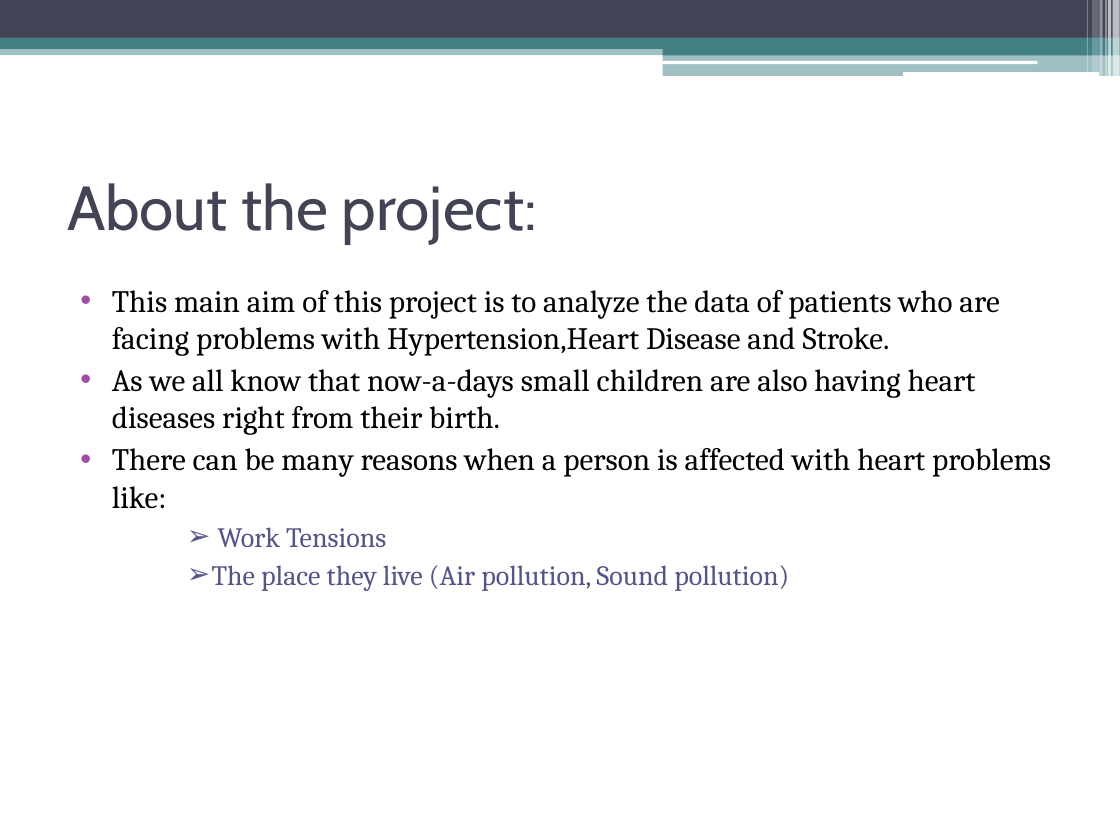
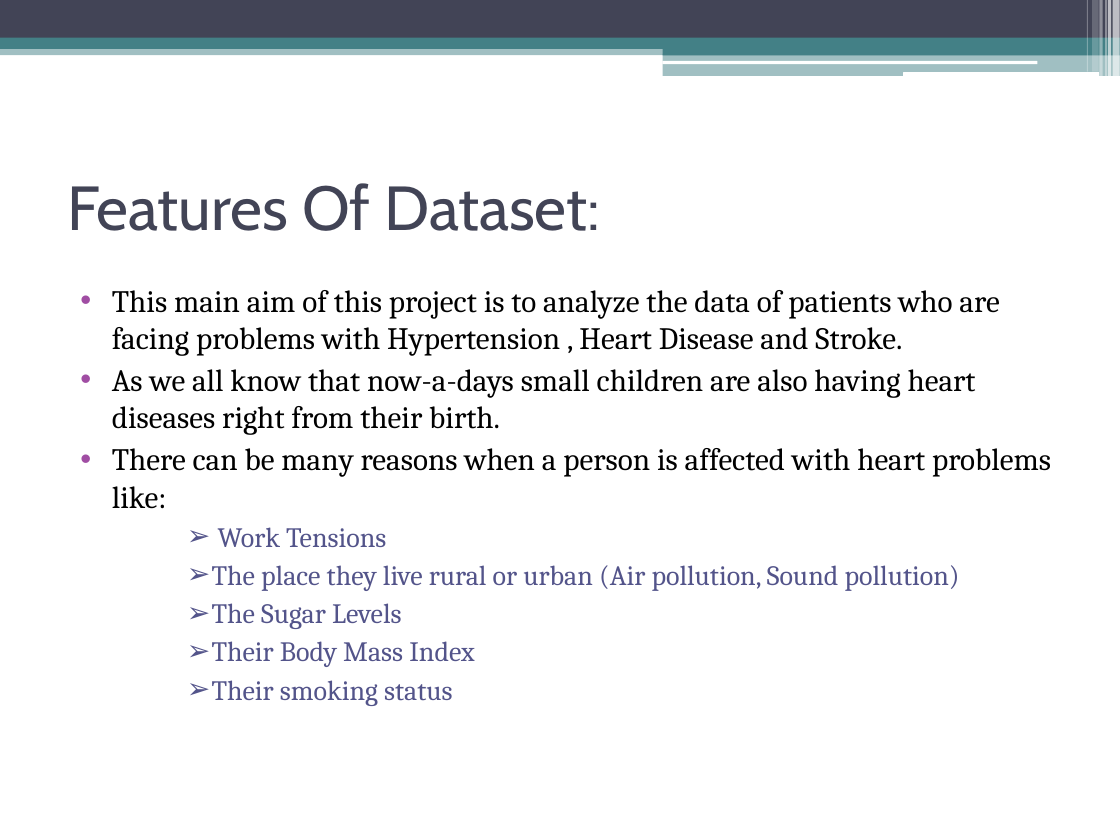
Before and after one commit to chaithragudimalla/Project1, a slide deck: slide 2 of project1.pptx. Drawn at 1120x840 pixels with LibreOffice and Linux fonts; fonts in the diff are those of the drawing. Boxes give left, top, right and bottom in pixels: in the first picture for what was removed or moved away, otherwise in the second. Text is boxed around its words. In the diff, an @@ line names an element or a change of style, - is before the commit and + after.

```diff
--- a/project1.pptx
+++ b/project1.pptx
@@ title at (x1=67, y1=183, x2=600, y2=231): text changed @@
-About the project:
+Features Of Dataset:
@@ text at (x1=112, y1=290, x2=999, y2=356): spaces changed @@
-• This main aim of this project is to analyze the data of patients who are facing problems with Hypertension,Heart Disease and Stroke.
+• This main aim of this project is to analyze the data of patients who are facing problems with Hypertension , Heart Disease and Stroke.
@@ text at (x1=212, y1=565, x2=960, y2=706): text changed @@
-      ➢ The place they live (Air pollution, Sound pollution)
+      ➢ The place they live rural or urban (Air pollution, Sound pollution)
+      ➢ The Sugar Levels
+      ➢ Their Body Mass Index
+      ➢ Their smoking status
```
Also in this commit, not shown: 7 other slides changed, 2 slides added.
